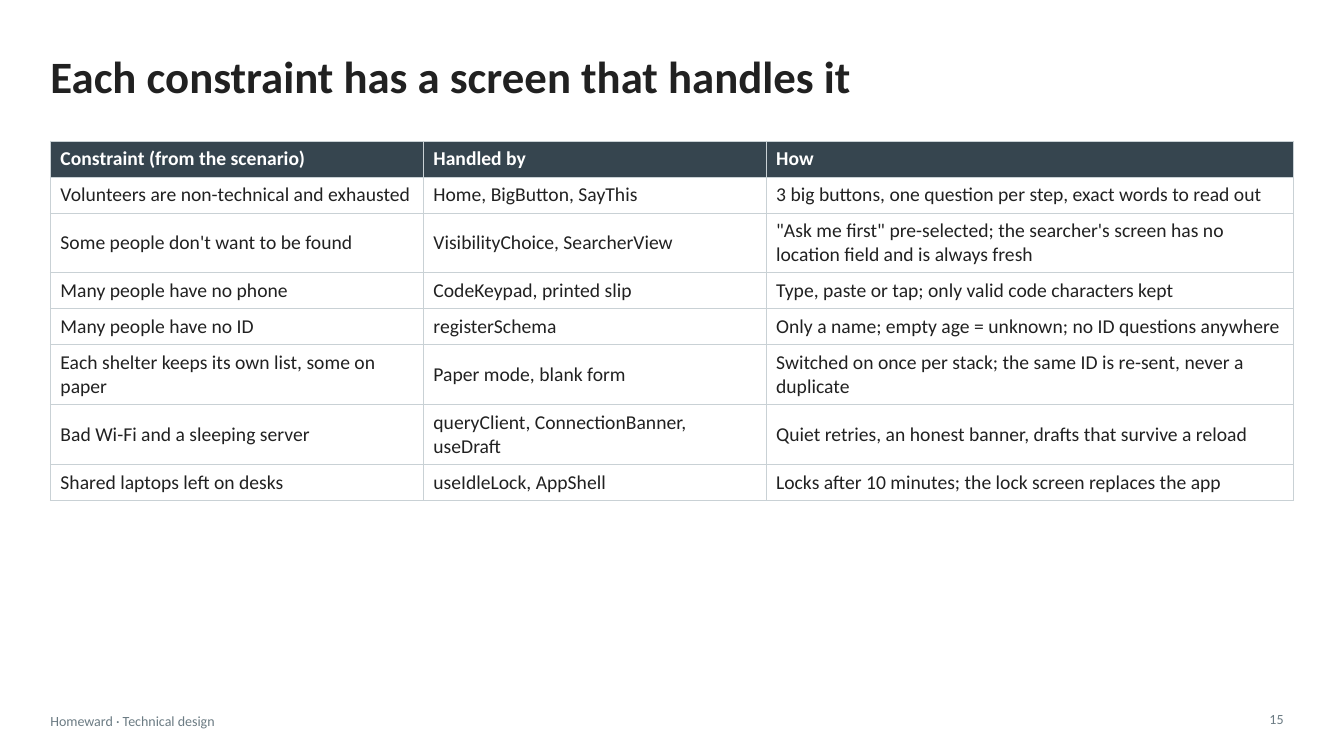
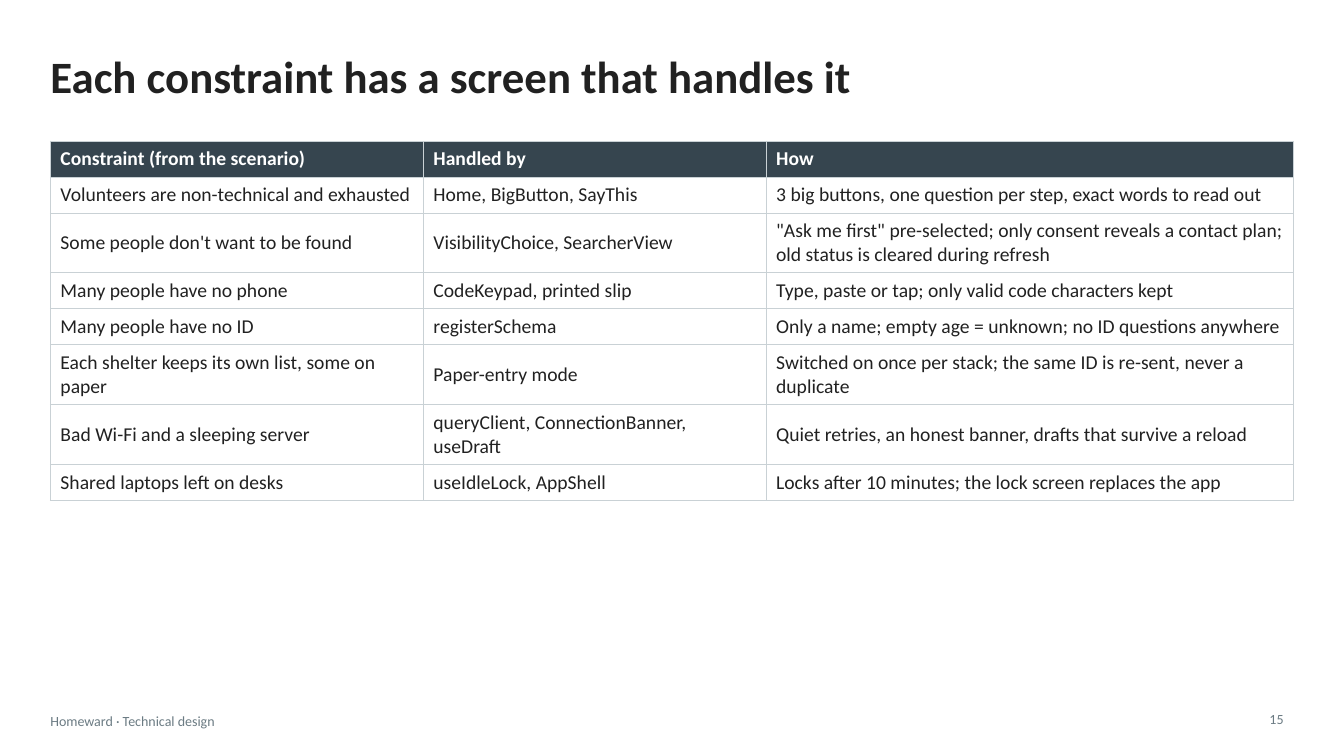
Before and after one commit to growingpenguin/homeward, a slide deck: slide 15 of Homeward_Design.pptx. Drawn at 1344x756 pixels with LibreOffice and Linux fonts; fonts in the diff are those of the drawing. Boxes give left, top, right and bottom in pixels: in the first picture for what was removed or moved away, otherwise in the second. Text is boxed around its words. In the diff, an @@ line names an element or a change of style, - is before the commit and + after.

```diff
--- a/Homeward_Design.pptx
+++ b/Homeward_Design.pptx
@@ table at <box>50,141,1294,496</box> @@
@@ row 3, column 3: ""Ask me first" pre-selected; the searcher's screen has no location field and is always fresh" to ""Ask me first" pre-selected; only consent reveals a contact plan; old status is cleared during refresh" @@
-row 6, column 2: Paper mode, blank form
+row 6, column 2: Paper-entry mode
```
Also in this commit, not shown: 10 other slides changed, 3 other files.
